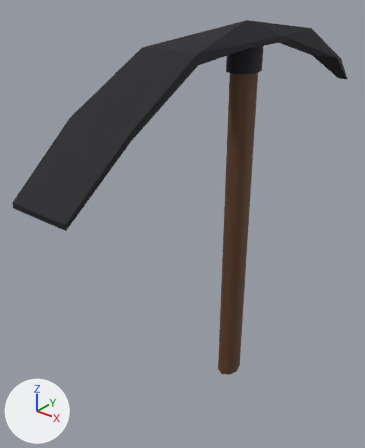
The Blender file scenes/rooms/meshes/props/pickax.blend, before and after one commit.
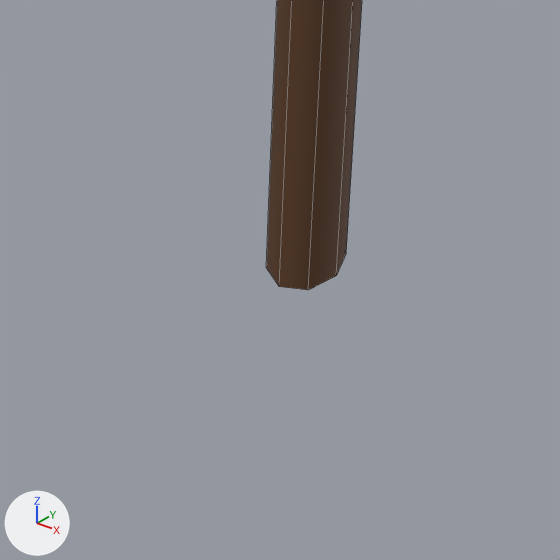
Each version is shown whole from a 50 mm lens placed at (0.436, -0.699, 0.4), pointed at (-0.091, -0.04, -0.008), then close up on the part from 40% to 82% of the width and 66% to 100% of the height. Arrows for +X, +Y and +Z are at lower left; the lights stay in place. The close-ups show mesh edges as thin lines.

The scene before the commit, as lines of its bpy script (objects in view):
```python
me_cylinder = bpy.data.meshes.new('Cylinder')
me_cylinder.from_pydata(...)  # 40 vertices, 34 faces; spans x -0.025..0.025, y -0.034..0.034, z -0.325..0.325
me_cylinder.polygons.foreach_set('use_smooth', [True] * 34)
# faces by material slot: [10, 24]
me_cylinder.materials.append(mat_wood)  # brown #5e3e25
me_cylinder.materials.append(mat_metal)  # black #1d1d24
# before: 0 (0.0, 0.027, -0.325), 2 (0.014, 0.019, -0.325) at pixel (346, 253), 4 (0.02, 0.0, -0.325) at pixel (336, 275), 6 (0.014, -0.019, -0.325) at pixel (308, 290), 8 (0.0, -0.027, -0.325) at pixel (279, 286)
# before: 10 (-0.014, -0.019, -0.325) at pixel (266, 267), 12 (-0.02, 0.0, -0.325), 14 (-0.014, 0.019, -0.325)
ob_handle = bpy.data.objects.new('Handle', me_cylinder)
ob_handle.location = (0.0, 0.0, 0.0)
```
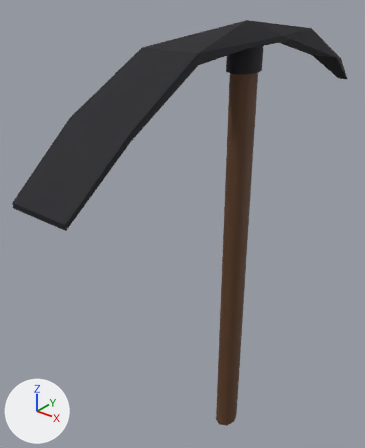
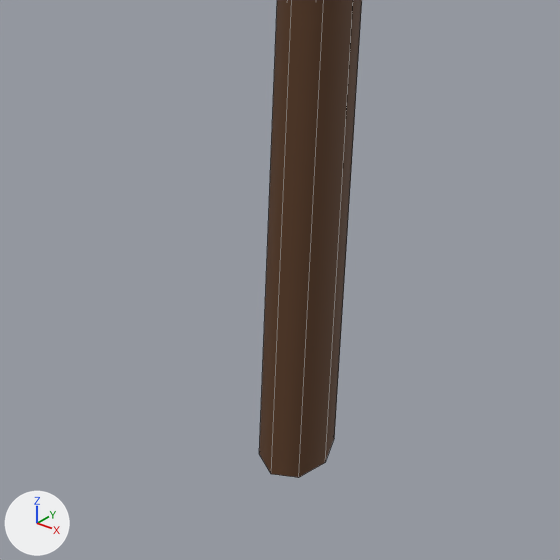
Commit message: Work on pickax tool

Changed parts and their boxes (x1, y1, x2, y2) in the close-ups (560 x 560 px):
'Handle', reshaped: before (266, 0, 362, 290); after (259, 0, 362, 478)

The change in detail:
me_cylinder has 40 vertices, 34 faces and spans x -0.025..0.025, y -0.034..0.034, z -0.325..0.325.
me_cylinder is used by ob_handle; location (0.0, 0.0, 0.0).
Part 1, on me_cylinder:
Vertices 0, 2, 4, 6, 8, 10, 12, 14 of me_cylinder move by (0.0, 0.0, -0.142).
